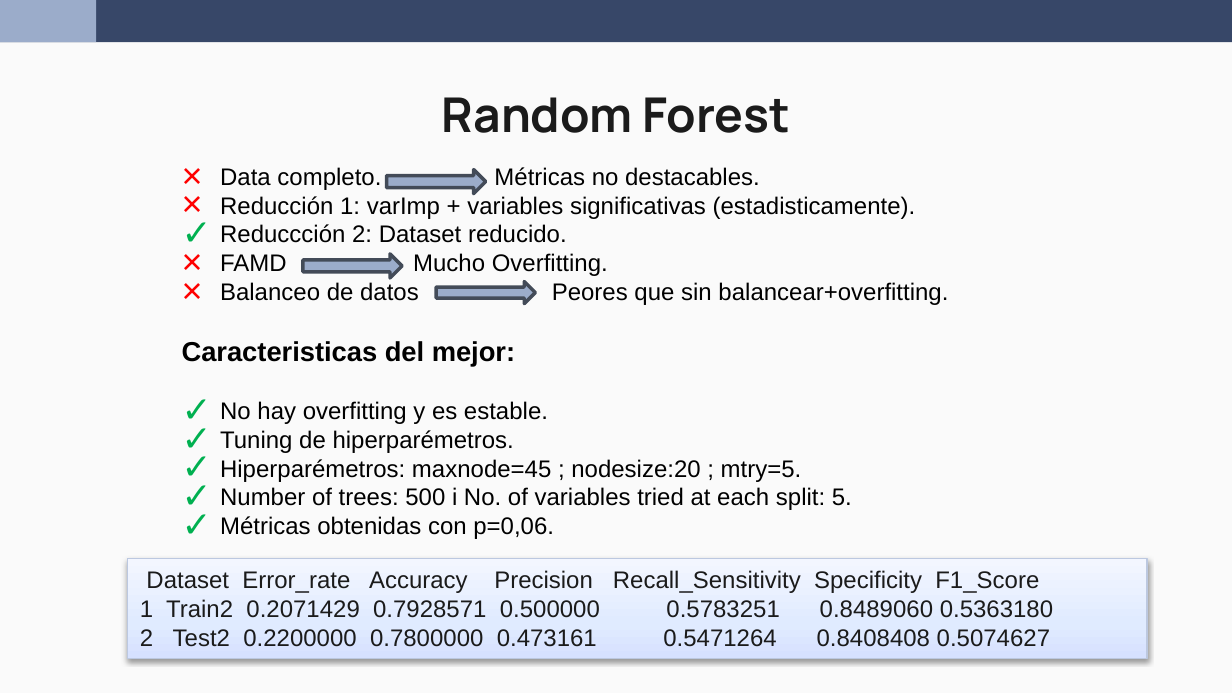
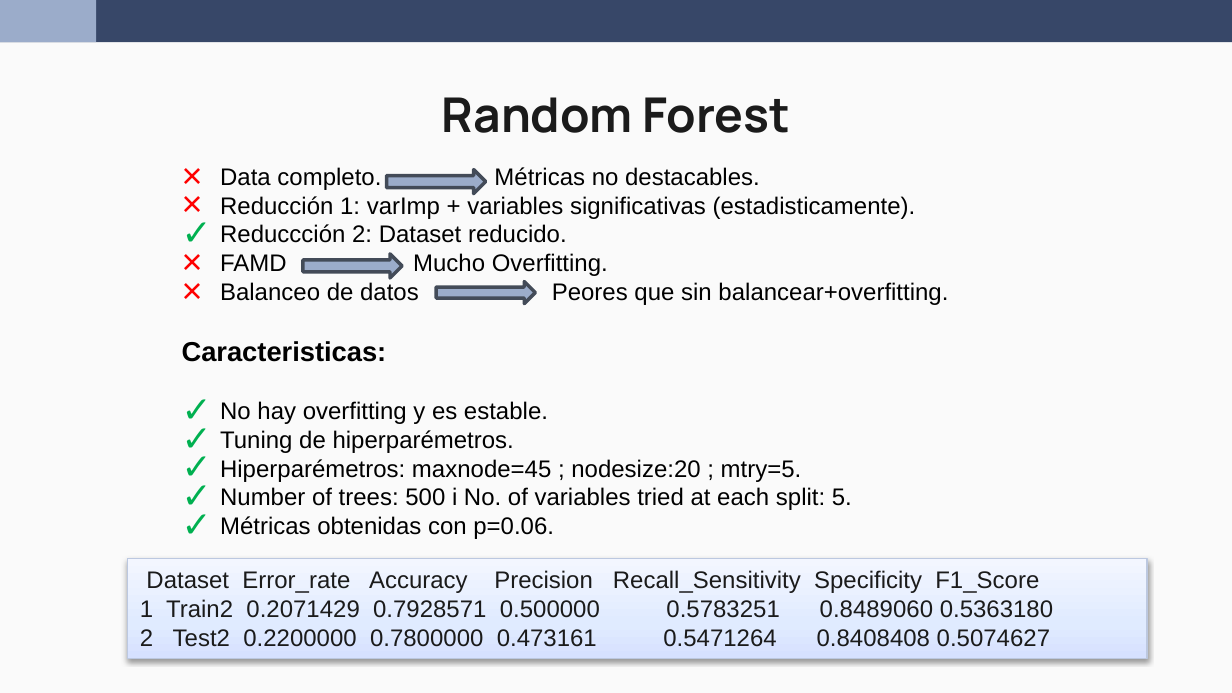
Before and after one commit to wen2111/Mineria, a slide deck: slide 8 of Entrega_2/00.REPORTE/Reporte_Grupo5_new.pptx. Drawn at 1232x693 pixels with LibreOffice and Linux fonts; fonts in the diff are those of the drawing. Boxes give left, top, right and bottom in pixels: in the first picture for what was removed or moved away, otherwise in the second. Text is boxed around its words. In the diff, an @@ line names an element or a change of style, - is before the commit and + after.

```diff
--- a/Entrega_2/00.REPORTE/Reporte_Grupo5_new.pptx
+++ b/Entrega_2/00.REPORTE/Reporte_Grupo5_new.pptx
@@ text at [182, 341, 387, 362]: text changed @@
-Caracteristicas del mejor:
+Caracteristicas:
@@ text at [220, 516, 554, 539]: text changed @@
-✓ Métricas obtenidas con p=0,06.
+✓ Métricas obtenidas con p=0.06.
```
Also in this commit, not shown: 5 other slides changed.
